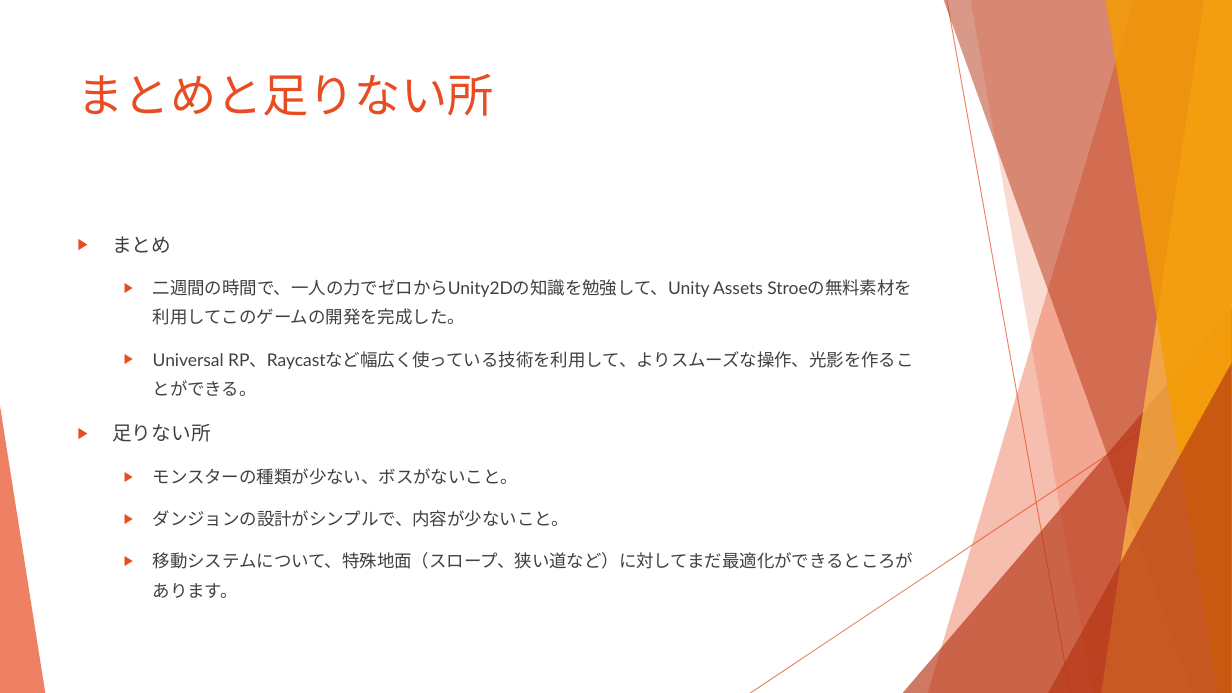
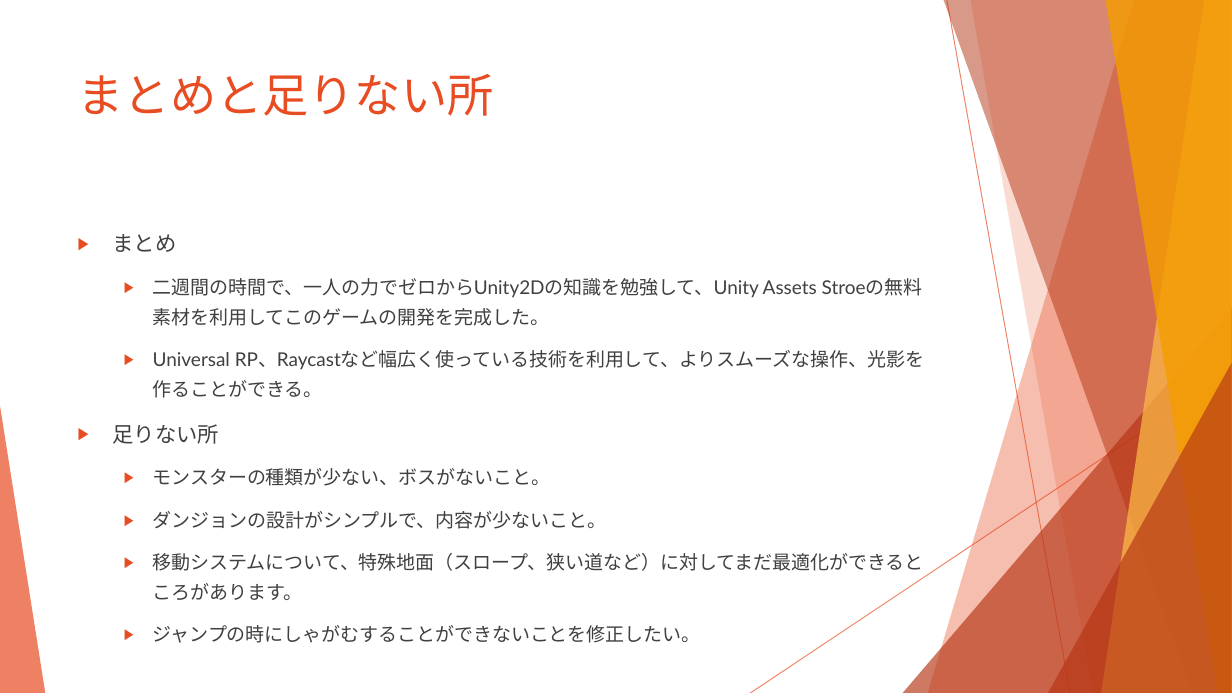
Before and after one commit to NepgearG/SunnyLand, a slide deck: slide 13 of A simple 2D scroll game.pptx. Drawn at 1232x693 pixels with LibreOffice and Linux fonts; fonts in the diff are those of the drawing. Boxes give left, top, right and bottom in pixels: in the first picture for what was removed or moved away, otherwise in the second. Text is boxed around its words. In the diff, an @@ line names an element or a change of style, - is before the commit and + after.

```diff
--- a/A simple 2D scroll game.pptx
+++ b/A simple 2D scroll game.pptx
@@ text at [112, 234, 924, 600]: size 15.3 to 16.6 pt in "まとめ", "足りない所"; size 13.6 to 14.8 pt in "二週間の時間で、一人の力でゼロからUnity2Dの知識を勉強して、Unity Assets Stroeの無料素材を利用し ...", "Universal RP、Raycastなど幅広く使っている技術を利用して、よりスムーズな操作、光影を作ることができる。", "モンスターの種類が少ない、ボスがないこと。", "ダンジョンの設計がシンプルで、内容が少ないこと。" and 1 more places; line spacing 1.4 to 1.3 @@
@@ text at [153, 625, 701, 643]: paragraph added @@
+  ▶ ジャンプの時にしゃがむすることができないことを修正したい。
```
